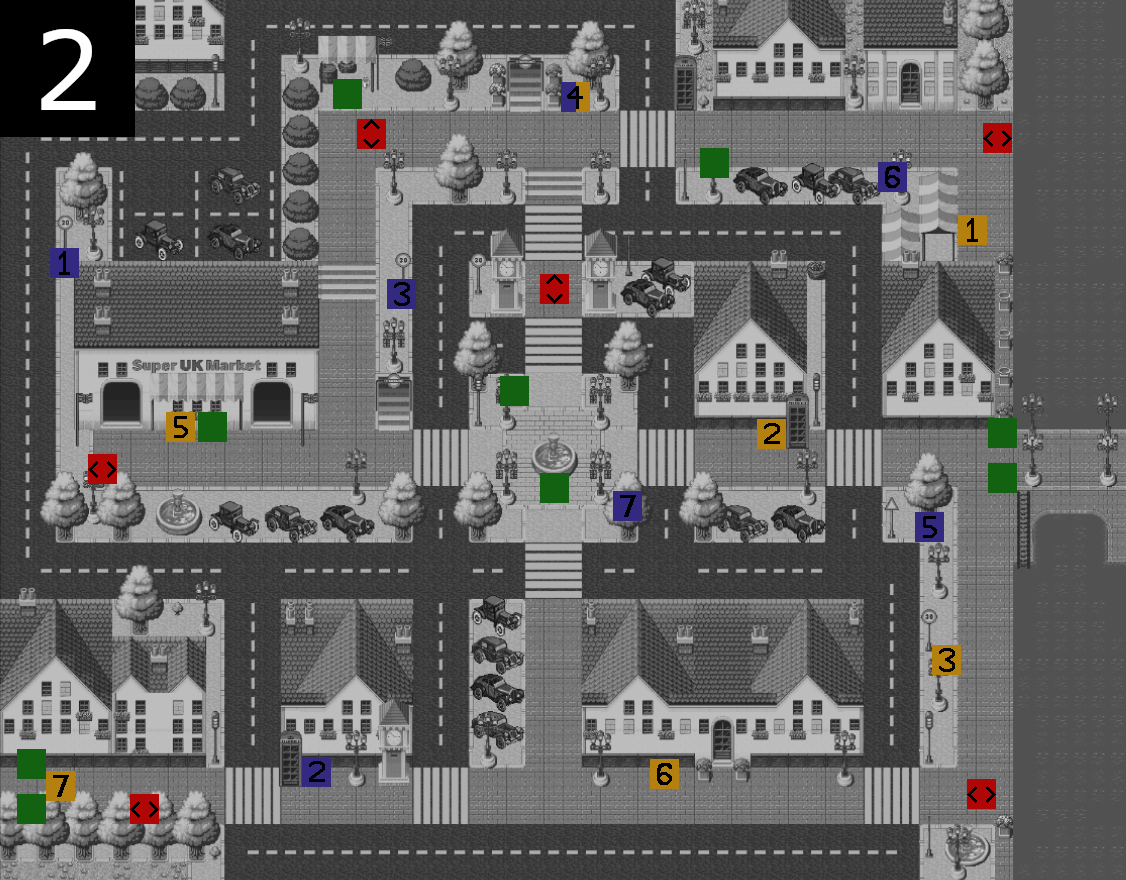
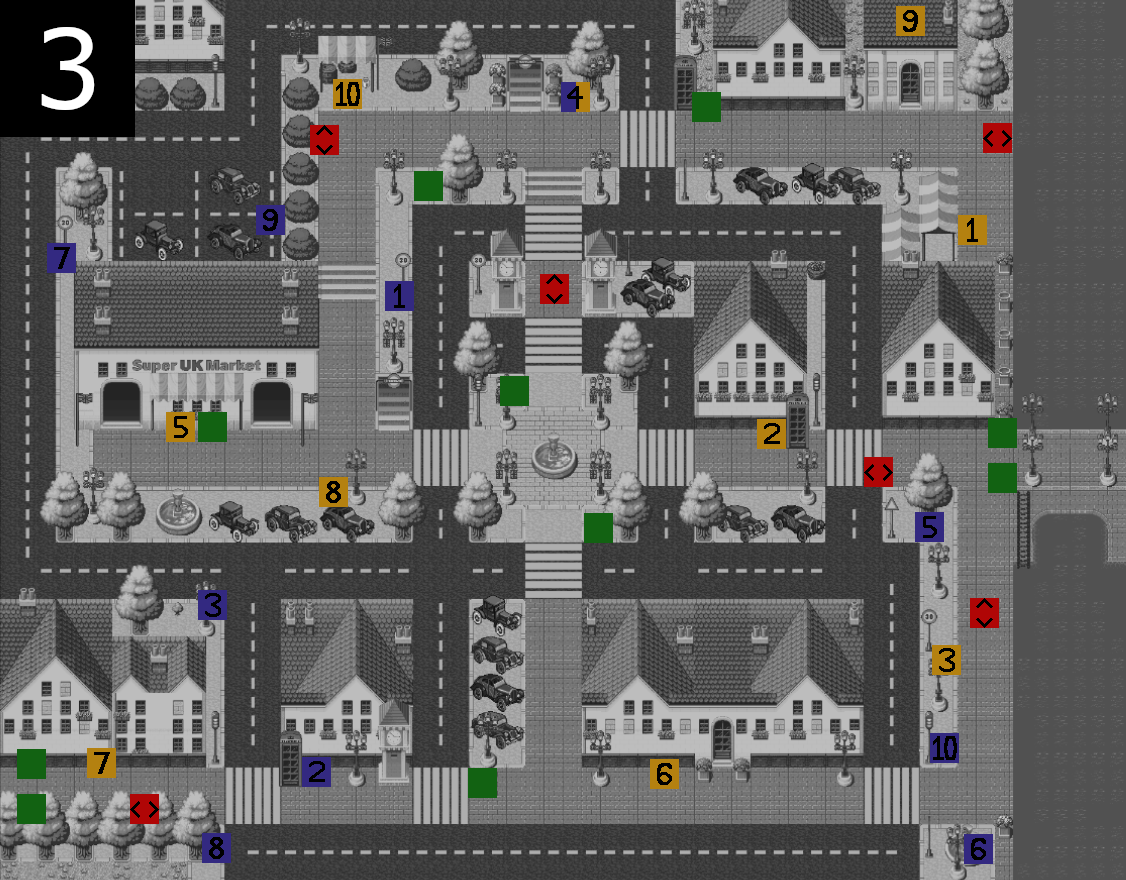
Revision of a layered (1126, 880) image; what changed, layer by layer:
added layer "Capa #1" above "Capa" over (41, 6, 999, 864)
hid "Capa", painted on it over (41, 6, 999, 864)
